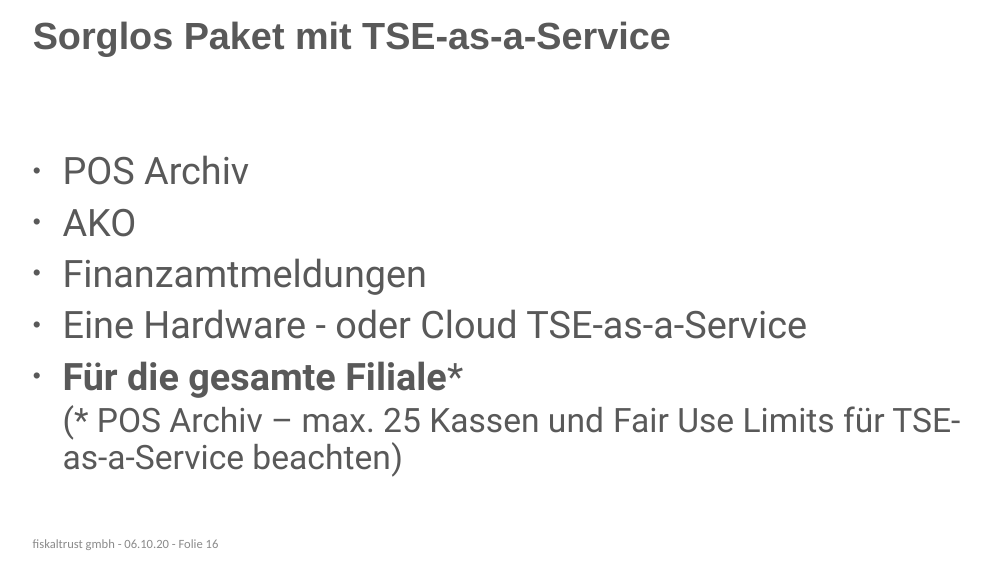
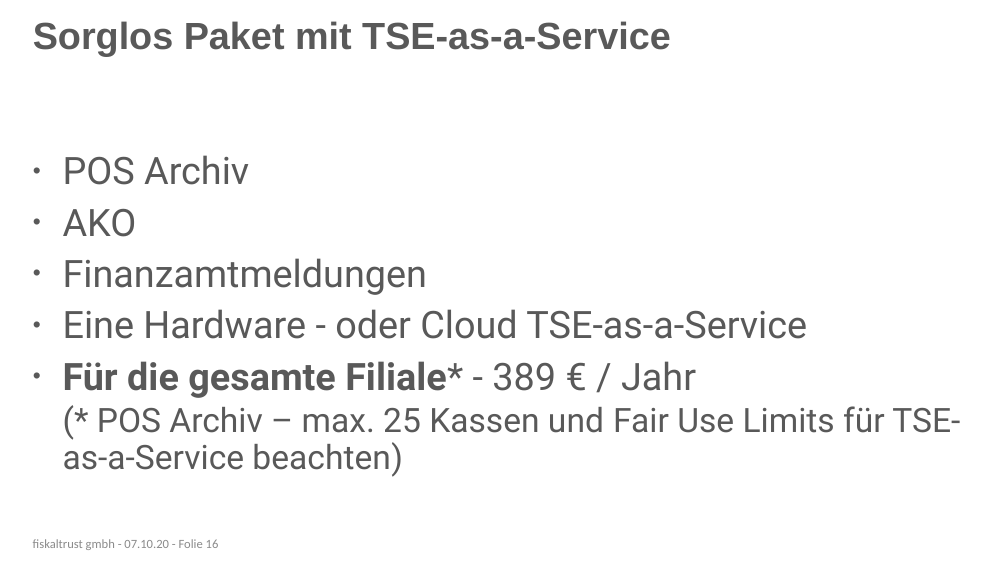
Before and after one commit to fiskaltrust/productdescription-de-doc, a slide deck: slide 16 of for-posdealers/presentation/sales/media/posdealer-sales-rollout.pptx. Drawn at 1008x567 pixels with LibreOffice and Linux fonts; fonts in the diff are those of the drawing; background and template pictures are left out. Boxes give left, top, right and bottom in pixels: in the first picture for what was removed or moved away, otherwise in the second. Text is boxed around its words. In the diff, an @@ line names an element or a change of style, - is before the commit and + after.

```diff
--- a/for-posdealers/presentation/sales/media/posdealer-sales-rollout.pptx
+++ b/for-posdealers/presentation/sales/media/posdealer-sales-rollout.pptx
@@ text at (x1=63, y1=361, x2=696, y2=398): text changed @@
-• Für die gesamte Filiale*
+• Für die gesamte Filiale* - 389 € / Jahr
@@ text at (x1=33, y1=539, x2=219, y2=550): text changed @@
-fiskaltrust gmbh - 06.10.20 - Folie 16
+fiskaltrust gmbh - 07.10.20 - Folie 16
```
Also in this commit, not shown: 5 other slides changed, 6 other files.
